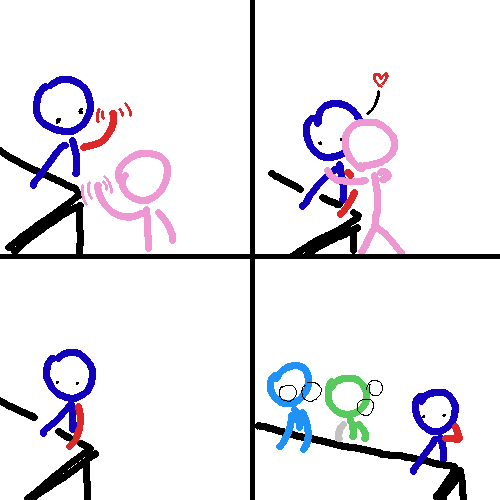
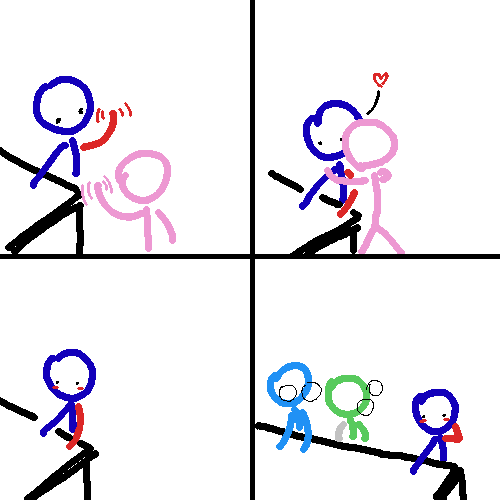
Comparing the layer stacks of the two 500 × 500 images. Changes:
painted on "Background" over [52, 386, 450, 423]
